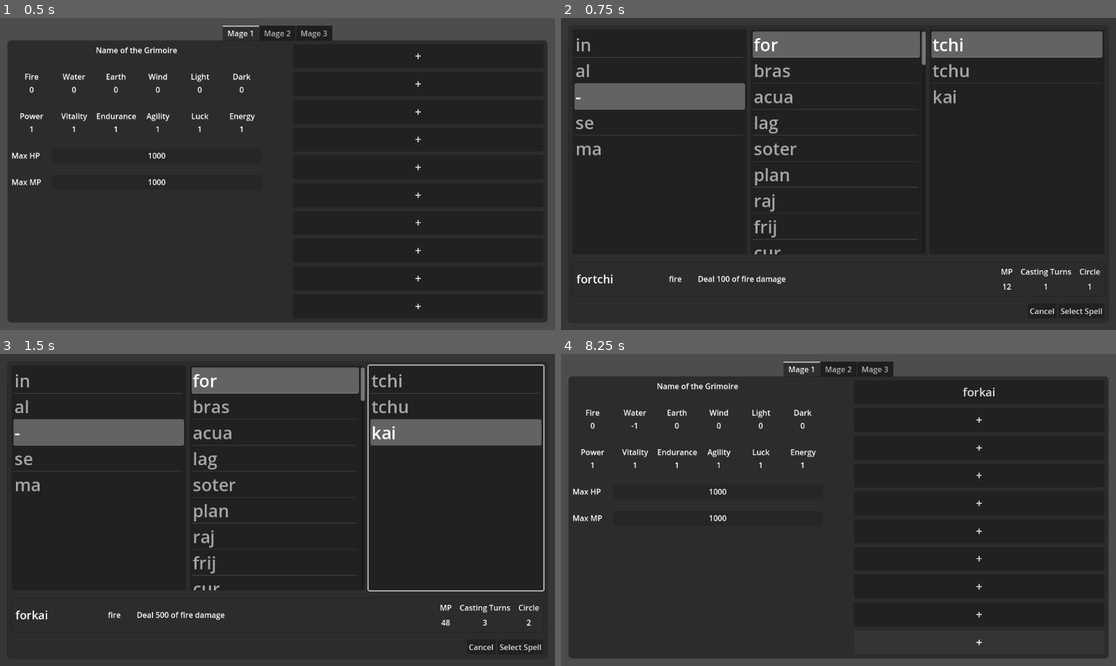
Above: before the commit, frames 1-4 (two rows, left to right).
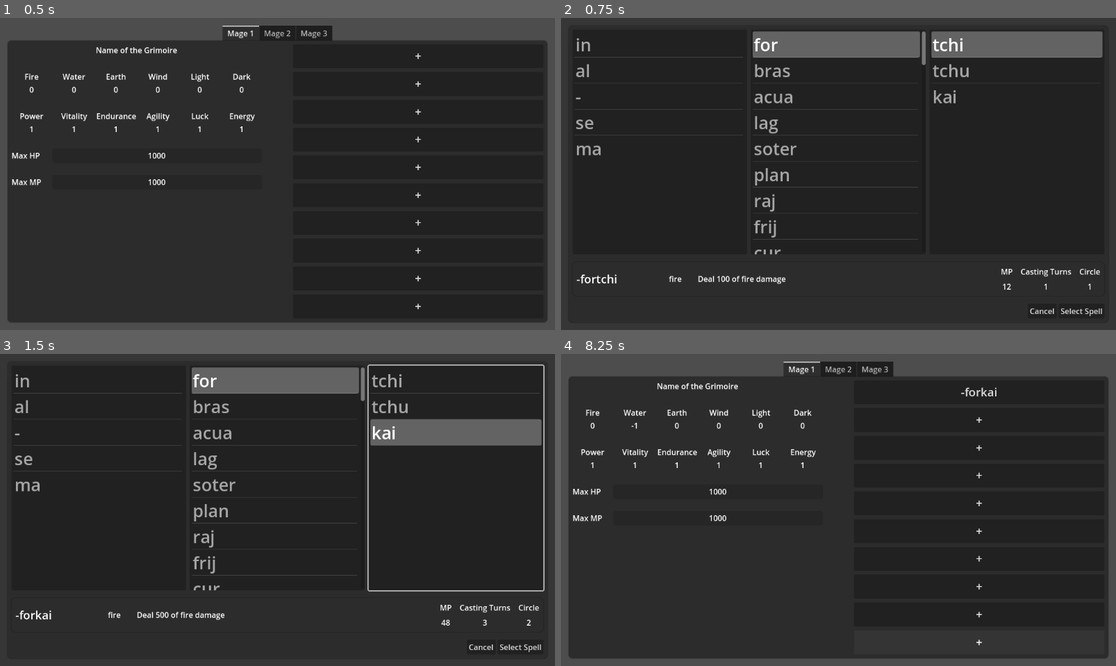
Above: after the commit, the same moments.

Repository: vhoyer/grimoire-researches
Game: Godot game, scene res://stages/_debug/grimoire/grimoires.tscn
The game is run twice, just before and just after one commit, with the same random seed, the same clock (stepped at 60 frames per second) and the same inputs. This scene is started directly instead of the project's main scene.
Inputs:
- Up to frame 1 (0.5 s): no input
- Up to frame 2 (0.75 s): click "+" at 0.5 s
- Up to frame 3 (1.5 s): click "+" at 1.25 s
- Up to frame 4 (8.25 s): click "+" at 2 s; click "+" at 2.75 s; click "+" at 3.5 s; click "+" at 4.25 s; click "+" at 5 s; click "+" at 5.75 s; click "+" at 6.5 s; click "+" at 7.25 s; click "Select Spell" at 8 s

Frame 1 is identical in both runs. In frame 2, 2.7% of the frame differs, in the area x 2-34%, y 20-86%; in frame 3, 2.7%; in frame 4, 0.1%.

Commit message:
✨ Add a item_list_source which is better than the default item_list

Diff:
--- a/entities/spell_list/radixes/049-pri.tres
+++ b/entities/spell_list/radixes/049-pri.tres
@@ -1,4 +1,4 @@
-[gd_resource type="Resource" script_class="SpellRadix" load_steps=3 format=3]
+[gd_resource type="Resource" script_class="SpellRadix" load_steps=3 format=3 uid="uid://dnw7eqdrcnfxa"]
 
 [ext_resource type="Script" path="res://entities/spell_effects/spell_effect.gd" id="1_e0k41"]
 [ext_resource type="Script" path="res://entities/spell/spell_radix.gd" id="2_lfmr2"]
--- /dev/null
+++ b/modules/UI/item_list_source.gd
@@ -0,0 +1,29 @@
+extends ItemList
+class_name ItemListSource
+
+@export var source_list: Array = []:
+	set(value):
+		source_list = value
+		populate_items()
+@export var source_label: String
+
+signal source_item_selected(item)
+
+func _init():
+	self.item_selected.connect(func(index): source_item_selected.emit(source_list[index]))
+
+func must_use_label() -> bool:
+	return source_list.all(func(item): return ![
+		TYPE_STRING,
+	].has(typeof(item)))
+
+func populate_items() -> void:
+	assert(must_use_label() and source_label, 'Error: must use label!')
+	self.clear()
+	for item in source_list:
+		self.add_item(item[source_label] if source_label else item)
+
+func select_item(what) -> void:
+	var index = source_list.find(what)
+	self.select(index)
+	self.item_selected.emit(index)
--- /dev/null
+++ b/modules/UI/ui_debug.gd
@@ -0,0 +1,24 @@
+extends CanvasLayer
+
+@onready var item_list_source: ItemListSource = $MarginContainer/HBoxContainer/ItemListSource
+@onready var label: Label = $MarginContainer/HBoxContainer/Label
+var arr = [
+	{ 'id': 0, 'title': 'a' },
+	{ 'id': 1, 'title': 'b' },
+	{ 'id': 2, 'title': 'a' },
+	{ 'id': 3, 'title': 'c' },
+	{ 'id': 4, 'title': 'a' },
+	{ 'id': 5, 'title': 't' },
+	{ 'id': 6, 'title': 'e' },
+]
+
+func _ready() -> void:
+	item_list_source.source_label = 'title'
+
+func _on_button_button_down() -> void:
+	item_list_source.source_list = arr;
+
+
+func _on_item_list_source_source_item_selected(item) -> void:
+	print(item)
+	label.text = item.title
--- /dev/null
+++ b/modules/UI/ui_debug.tscn
@@ -0,0 +1,37 @@
+[gd_scene load_steps=3 format=3 uid="uid://wq57dpmione1"]
+
+[ext_resource type="Script" path="res://modules/UI/ui_debug.gd" id="1_a1bva"]
+[ext_resource type="Script" path="res://modules/UI/item_list_source.gd" id="2_yuimb"]
+
+[node name="UiDebug" type="CanvasLayer"]
+script = ExtResource("1_a1bva")
+
+[node name="MarginContainer" type="MarginContainer" parent="."]
+anchors_preset = 15
+anchor_right = 1.0
+anchor_bottom = 1.0
+grow_horizontal = 2
+grow_vertical = 2
+theme_override_constants/margin_left = 56
+theme_override_constants/margin_top = 56
+theme_override_constants/margin_right = 56
+theme_override_constants/margin_bottom = 56
+
+[node name="HBoxContainer" type="VBoxContainer" parent="MarginContainer"]
+layout_mode = 2
+
+[node name="ItemListSource" type="ItemList" parent="MarginContainer/HBoxContainer"]
+layout_mode = 2
+size_flags_vertical = 3
+script = ExtResource("2_yuimb")
+
+[node name="Button" type="Button" parent="MarginContainer/HBoxContainer"]
+layout_mode = 2
+text = "populate"
+
+[node name="Label" type="Label" parent="MarginContainer/HBoxContainer"]
+layout_mode = 2
+text = "null"
+
+[connection signal="source_item_selected" from="MarginContainer/HBoxContainer/ItemListSource" to="." method="_on_item_list_source_source_item_selected"]
+[connection signal="button_down" from="MarginContainer/HBoxContainer/Button" to="." method="_on_button_button_down"]
--- a/stages/_debug/battle/battle.tscn
+++ b/stages/_debug/battle/battle.tscn
@@ -23,7 +23,6 @@
 
 [node name="PartyA" type="VBoxContainer" parent="MarginContainer/VBoxContainer/HBoxContainer"]
 layout_mode = 2
-size_flags_horizontal = 3
 
 [node name="mage" parent="MarginContainer/VBoxContainer/HBoxContainer/PartyA" instance=ExtResource("1_wtl8j")]
 layout_mode = 2
@@ -33,6 +32,24 @@
 
 [node name="mage3" parent="MarginContainer/VBoxContainer/HBoxContainer/PartyA" instance=ExtResource("1_wtl8j")]
 layout_mode = 2
+
+[node name="Controls" type="VBoxContainer" parent="MarginContainer/VBoxContainer/HBoxContainer"]
+layout_mode = 2
+size_flags_horizontal = 3
+alignment = 1
+
+[node name="HBoxContainer" type="HBoxContainer" parent="MarginContainer/VBoxContainer/HBoxContainer/Controls"]
+layout_mode = 2
+theme_override_constants/separation = 32
+alignment = 1
+
+[node name="GrimoireLeft" type="Button" parent="MarginContainer/VBoxContainer/HBoxContainer/Controls/HBoxContainer"]
+layout_mode = 2
+text = "Edit Left Grimoire"
+
+[node name="GrimoireRight" type="Button" parent="MarginContainer/VBoxContainer/HBoxContainer/Controls/HBoxContainer"]
+layout_mode = 2
+text = "Edit Right Grimoire"
 
 [node name="PartyB" type="VBoxContainer" parent="MarginContainer/VBoxContainer/HBoxContainer"]
 layout_mode = 2
--- a/stages/_debug/spell_select/spell_select.gd
+++ b/stages/_debug/spell_select/spell_select.gd
@@ -9,20 +9,22 @@
 signal spell_selected;
 signal cancel;
 
-var pre: = SpellPrepostfix.new():
+var pre:= SpellPrepostfix.new():
 	set(value):
 		pre = value
 		spell = spell
-var post: = SpellPrepostfix.new():
+var post:= SpellPrepostfix.new():
 	set(value):
 		post = value
 		spell = spell
-var radix: = SpellRadix.new():
+var radix:= SpellRadix.new():
 	set(value):
 		radix = value
+		load_one_list(prefixes, spell_list.prefixes, radix.constraints)
+		load_one_list(postfixes, spell_list.postfixes, radix.constraints)
 		spell = spell
 
-var spell: = Spell.new():
+var spell:= Spell.new():
 	set(value):
 		spell = value.duplicate(true);
 		spell.pre = pre;
@@ -31,7 +33,7 @@
 		spell_display.set_values(spell);
 
 func _ready() -> void:
-	%spell_spinselector.loadparts(spell_list)
+	load_morphene_lists()
 	prefixes.select(2)
 	_on_prefixes_item_selected(2)
 	radixes.select(0)
@@ -42,16 +44,24 @@
 func select_spell(spell: Spell) -> void:
 	if (spell == null): return
 
-	var pre = spell.pre
-	select_and_emit(prefixes, spell_list.find_prefix(pre))
-	var post = spell.post
-	select_and_emit(postfixes, spell_list.find_postfix(post))
-	var radix = spell.radix
-	select_and_emit(radixes, spell_list.find_radix(radix))
+	select_and_emit(prefixes, spell_list.find_prefix(spell.pre))
+	select_and_emit(postfixes, spell_list.find_postfix(spell.post))
+	select_and_emit(radixes, spell_list.find_radix(spell.radix))
 
 func select_and_emit(item_list: ItemList, index: int) -> void:
 	item_list.select(index)
 	item_list.item_selected.emit(index)
+
+func load_one_list(it: ItemListSource, morphene: Array, constraints: Dictionary):
+	it.source_list = morphene.map(func(item):
+		item.name = item.name.replace('(nil)', '-')
+		return item
+		)
+
+func load_morphene_lists() -> void:
+	load_one_list(prefixes, spell_list.prefixes, radix.constraints)
+	load_one_list(postfixes, spell_list.postfixes, radix.constraints)
+	load_one_list(radixes, spell_list.radixes, {})
 
 func _on_prefixes_item_selected(index: int) -> void:
 	pre = spell_list.prefixes[index];
--- a/stages/_debug/spell_select/spell_select.tscn
+++ b/stages/_debug/spell_select/spell_select.tscn
@@ -1,9 +1,10 @@
-[gd_scene load_steps=5 format=3 uid="uid://c4err8c6jno10"]
+[gd_scene load_steps=6 format=3 uid="uid://c4err8c6jno10"]
 
 [ext_resource type="Script" path="res://stages/_debug/spell_select/spell_spinselector.gd" id="1_f4tn8"]
 [ext_resource type="Script" path="res://stages/_debug/spell_select/spell_select.gd" id="1_udffm"]
 [ext_resource type="StyleBox" uid="uid://bg8tf403k7ydc" path="res://modules/UI/backdrop_panel.tres" id="2_1s4xd"]
 [ext_resource type="PackedScene" uid="uid://dai1di82aw08k" path="res://stages/_debug/spell_display/spell_display.tscn" id="3_oahyn"]
+[ext_resource type="Script" path="res://modules/UI/item_list_source.gd" id="4_vbbdq"]
 
 [node name="SpellSelect" type="CanvasLayer"]
 script = ExtResource("1_udffm")
@@ -53,6 +54,8 @@
 item_2/text = "-"
 item_3/text = "se"
 item_4/text = "ma"
+script = ExtResource("4_vbbdq")
+source_label = "name"
 
 [node name="Radixes" type="ItemList" parent="MarginContainer/PanelContainer/VBoxContainer/spell_spinselector"]
 unique_name_in_owner = true
@@ -123,6 +126,8 @@
 item_59/text = "sok"
 item_60/text = "rev"
 item_61/text = "aza"
+script = ExtResource("4_vbbdq")
+source_label = "name"
 
 [node name="Postfixes" type="ItemList" parent="MarginContainer/PanelContainer/VBoxContainer/spell_spinselector"]
 unique_name_in_owner = true
@@ -134,6 +139,8 @@
 item_0/text = "tchi"
 item_1/text = "tchu"
 item_2/text = "kai"
+script = ExtResource("4_vbbdq")
+source_label = "name"
 
 [node name="SpellDisplay" parent="MarginContainer/PanelContainer/VBoxContainer" instance=ExtResource("3_oahyn")]
 layout_mode = 2
--- a/stages/_debug/spell_select/spell_spinselector.gd
+++ b/stages/_debug/spell_select/spell_spinselector.gd
@@ -1,9 +1,10 @@
 @tool
 extends HBoxContainer
 
-@onready var prefixes: ItemList = $Prefixes
-@onready var radixes: ItemList = $Radixes
-@onready var postfixes: ItemList = $Postfixes
+@onready var prefixes: ItemListSource = $Prefixes
+@onready var radixes: ItemListSource = $Radixes
+@onready var postfixes: ItemListSource = $Postfixes
+@onready var spell_select: CanvasLayer = $"../../../.."
 
 @export var reload := false :
 	set(value):
@@ -11,11 +12,6 @@
 		reload = value;
 
 func loadparts(spell_list: SpellList) -> void:
-	one_list(prefixes, spell_list.prefixes)
-	one_list(radixes, spell_list.radixes)
-	one_list(postfixes, spell_list.postfixes)
-
-func one_list(it: ItemList, spl: Array):
-	it.clear()
-	for item in spl:
-		it.add_item(item.name.replace('(nil)', '-'))
+	prefixes.source_list = spell_list.prefixes
+	postfixes.source_list = spell_list.postfixes
+	radixes.source_list = spell_list.radixes
